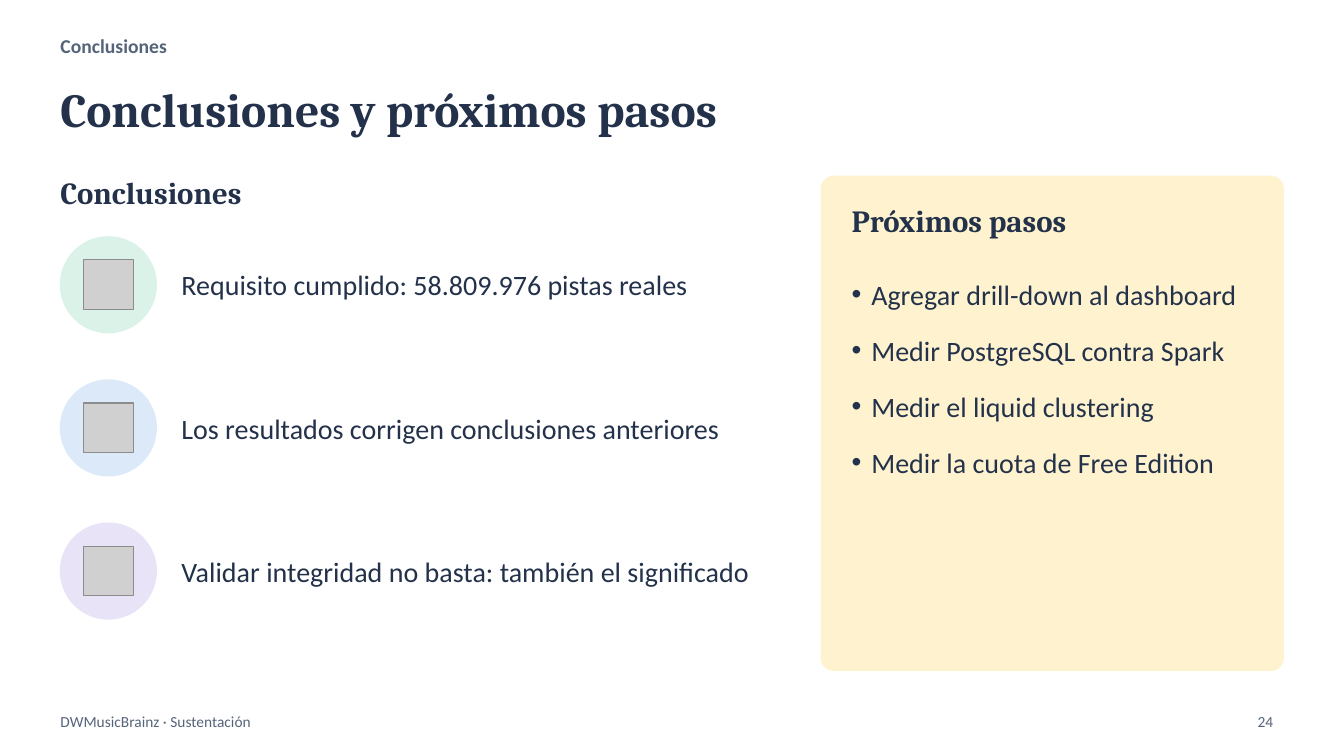
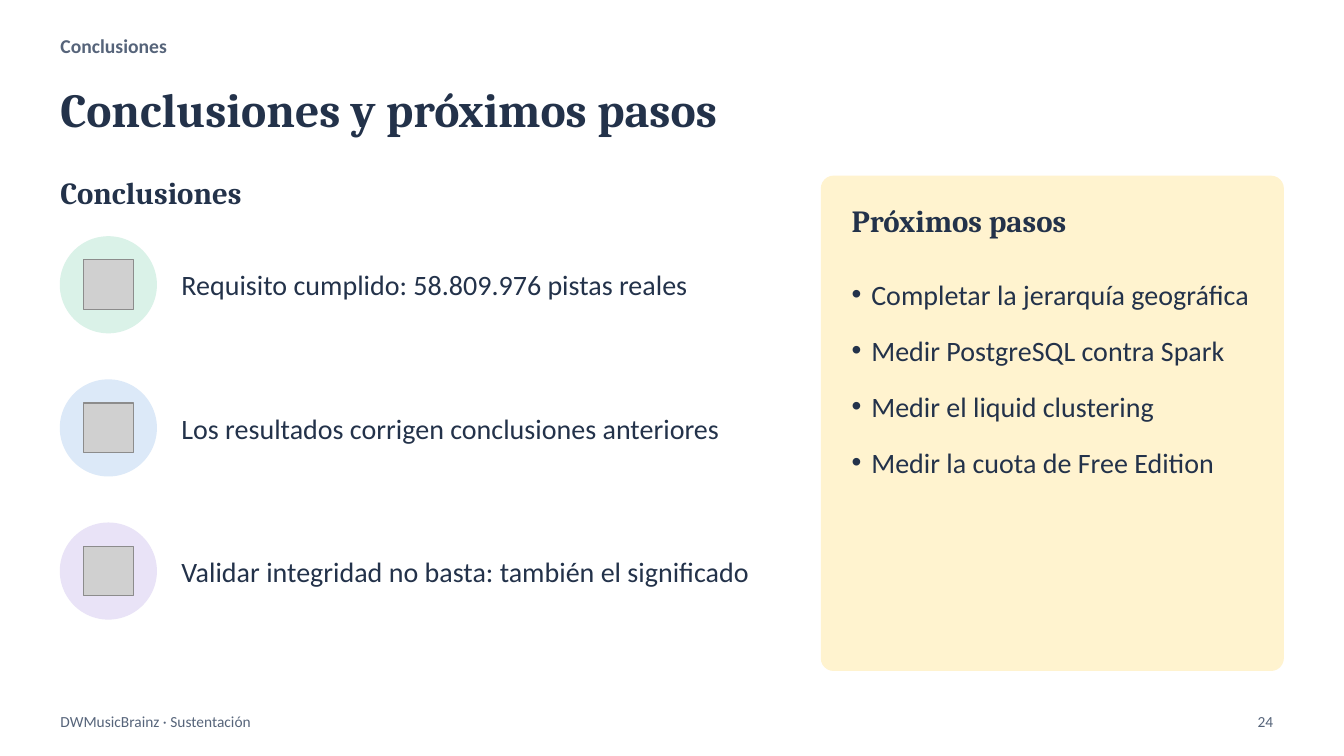
Before and after one commit to srusso1/DWH-MusicBrainz, a slide deck: slide 24 of docs/DWMusicBrainz_Sustentacion_v4.pptx. Drawn at 1344x756 pixels with LibreOffice and Linux fonts; fonts in the diff are those of the drawing; grey boxes stand for pictures. Boxes give left, top, right and bottom in pixels: in the first picture for what was removed or moved away, otherwise in the second. Text is boxed around its words. In the diff, an @@ line names an element or a change of style, - is before the commit and + after.

Commit message:
docs: documentar drill-down y filtrado cruzado del dashboard

```diff
--- a/docs/DWMusicBrainz_Sustentacion_v4.pptx
+++ b/docs/DWMusicBrainz_Sustentacion_v4.pptx
@@ text at (871,285,1248,310): text changed @@
-• Agregar drill-down al dashboard
+• Completar la jerarquía geográfica
```
Also in this commit, not shown: 2 other slides changed, 6 other files.
